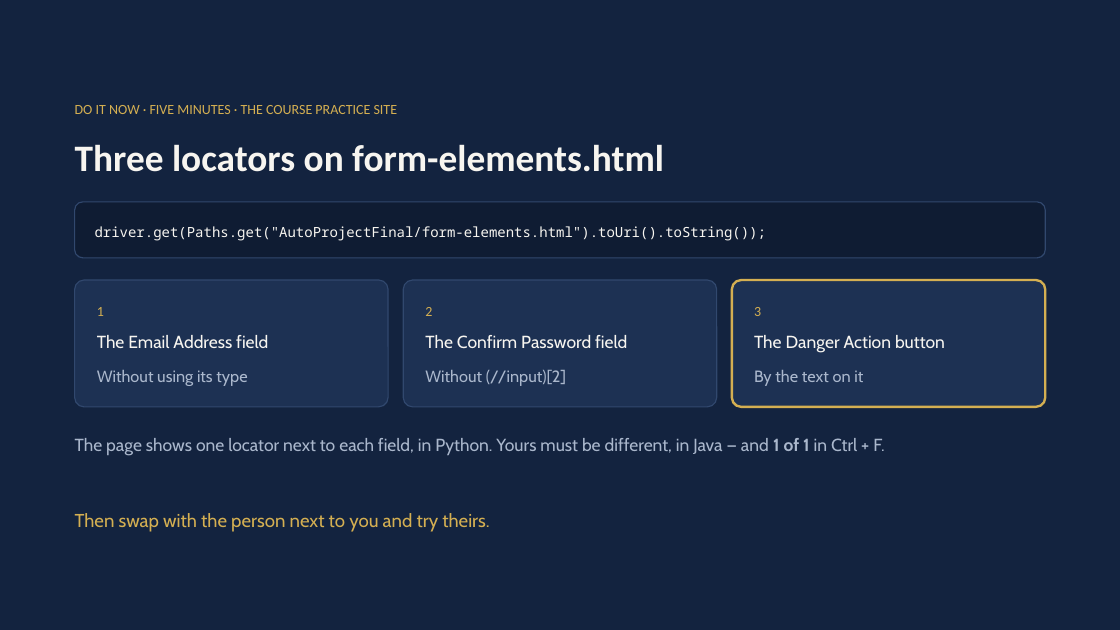
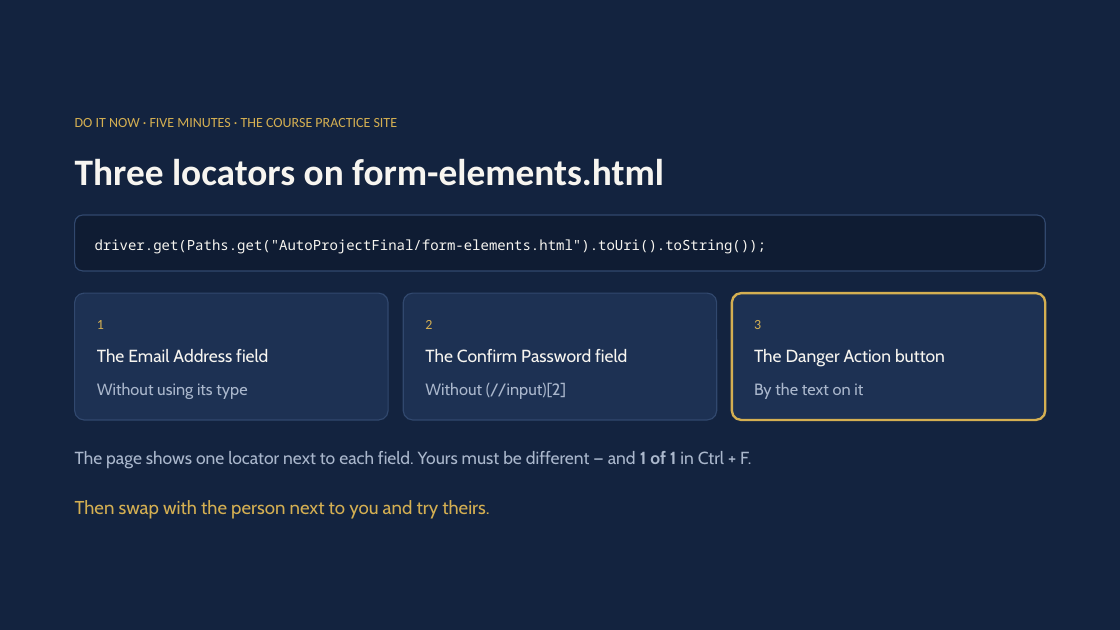
Before and after one commit to MohamedShehab280/software-testing, a slide deck: slide 12 of week-04/Week 4 - Locators and Assertions.pptx. Drawn at 1120x630 pixels with LibreOffice and Linux fonts; fonts in the diff are those of the drawing. Boxes give left, top, right and bottom in pixels: in the first picture for what was removed or moved away, otherwise in the second. Text is boxed around its words. In the diff, an @@ line names an element or a change of style, - is before the commit and + after.

Commit message:
Week 4: slide 12 wording, the practice site now shows Java

```diff
--- a/week-04/Week 4 - Locators and Assertions.pptx
+++ b/week-04/Week 4 - Locators and Assertions.pptx
@@ 12 texts, 4 rounded rectangles: place and size @@
-12 texts, 4 rounded rectangles at box(75, 105, 1046, 407)
+12 texts, 4 rounded rectangles at box(75, 118, 1046, 420)
@@ text at box(75, 451, 752, 468): text changed @@
-The page shows one locator next to each field, in Python. Yours must be different, in Java — and 1 of 1 in Ctrl + F.
+The page shows one locator next to each field. Yours must be different — and 1 of 1 in Ctrl + F.
@@ text "Then swap with the person ...": place and size @@
-text "Then swap with the person ..." at box(75, 513, 489, 532)
+text "Then swap with the person ..." at box(75, 500, 489, 519)
```
